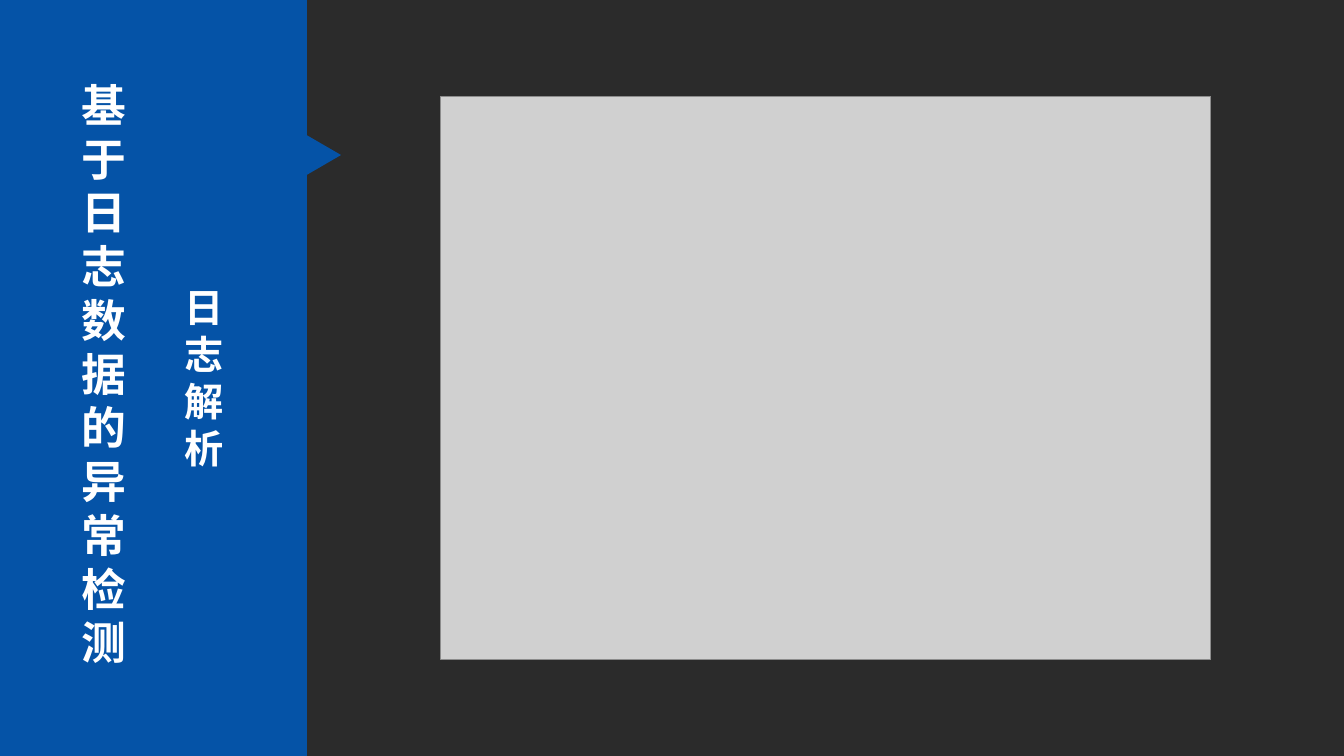
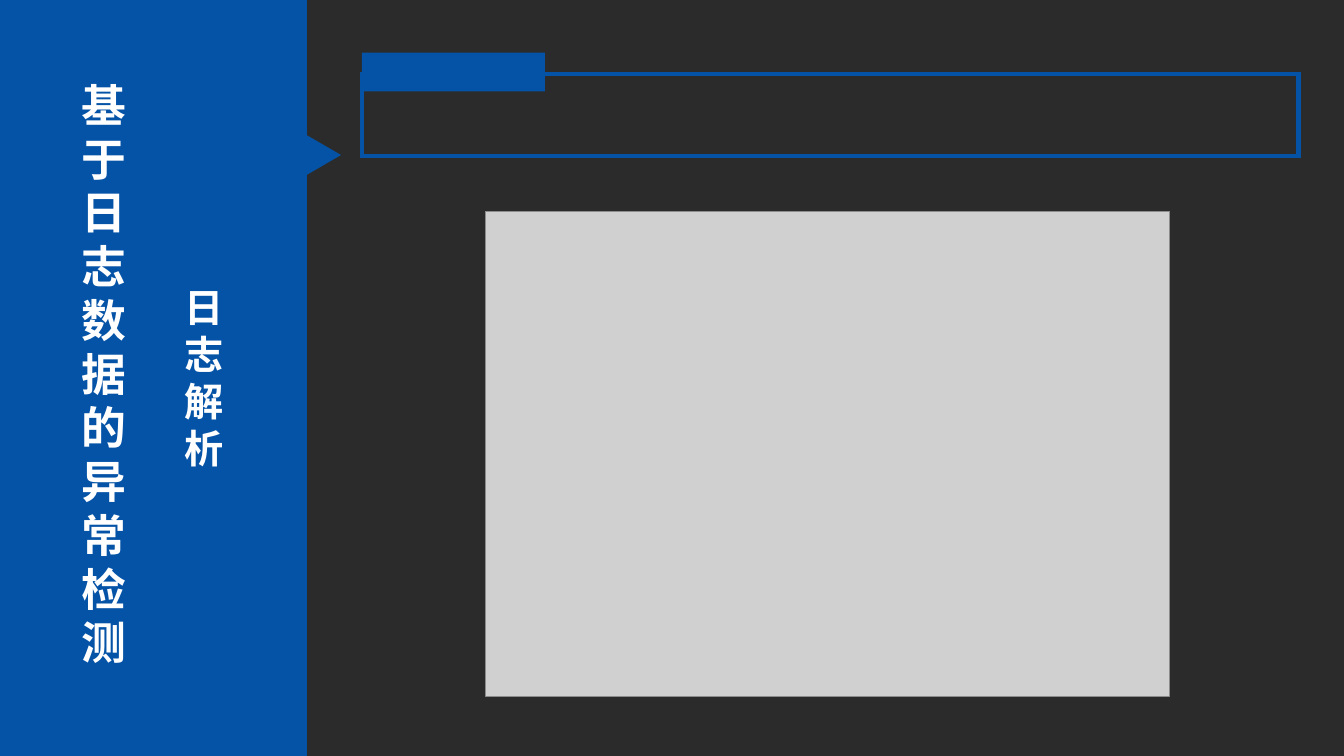
Before and after one commit to huowj/bishe, a slide deck: slide 8 of dabian/毕设.pptx (slide 7 before the commit). Drawn at 1344x756 pixels with LibreOffice and Linux fonts; fonts in the diff are those of the drawing; grey boxes stand for pictures; background and template pictures are left out; a plain dark background stands for a picture behind light text. Boxes give left, top, right and bottom in pixels: in the first picture for what was removed or moved away, otherwise in the second. Text is boxed around its words. In the diff, an @@ line names an element or a change of style, - is before the commit and + after.

```diff
--- a/dabian/毕设.pptx
+++ b/dabian/毕设.pptx
@@ rectangle added at (362, 52, 545, 92), fill #0553A7 @@
@@ rectangle added at (362, 74, 1299, 155), outline #0553A7 3 pt @@
@@ picture: place and size @@
-picture at (441, 96, 1211, 659)
+picture at (486, 212, 1170, 697)
```
Also in this commit, not shown: 4 other slides changed, 3 slides added, 5 other files.
